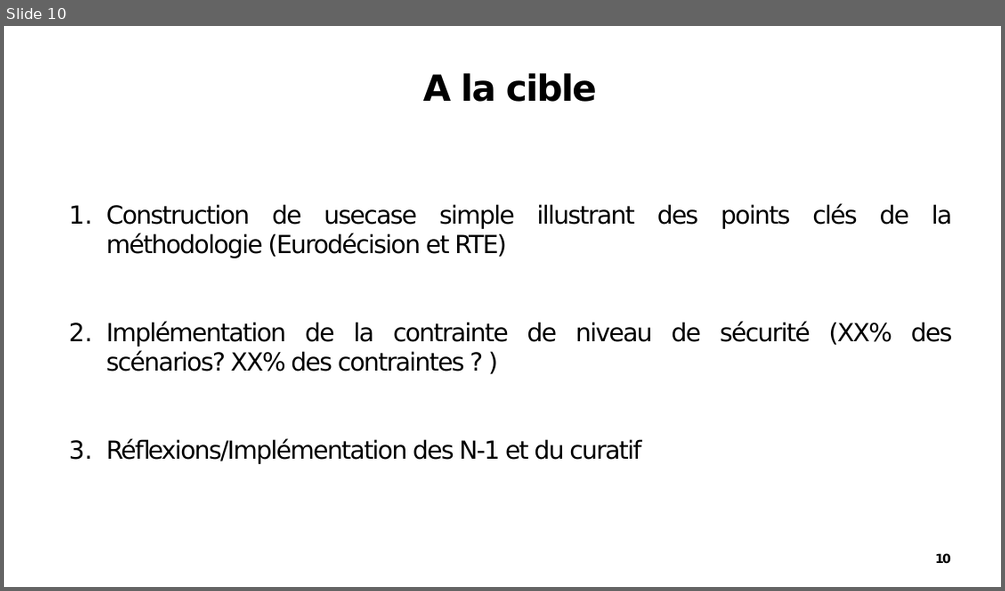
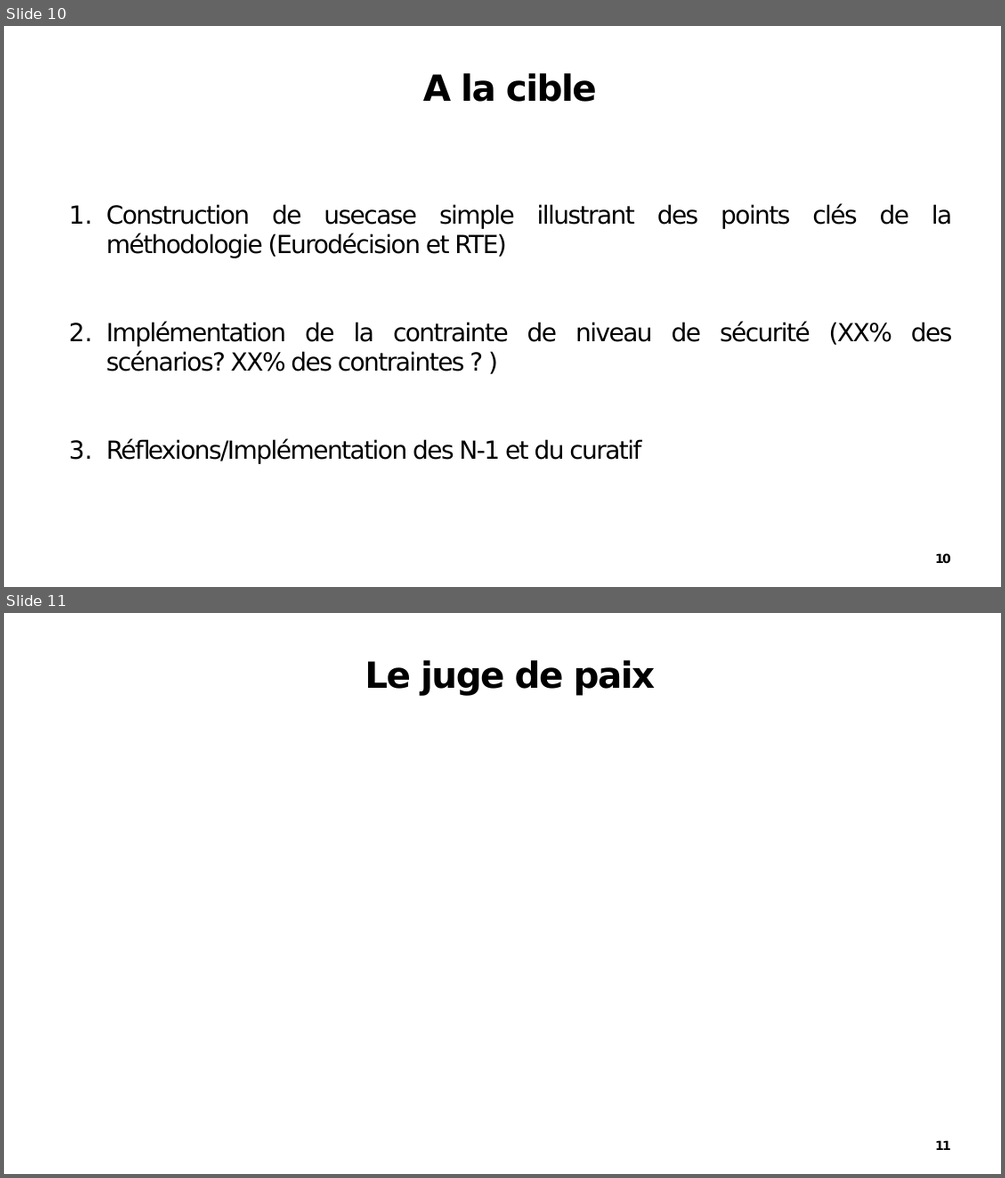
Before and after one commit to eleonore-kaplan/pscopf, a slide deck: pscopf.pptx. Shown one above the other, each under a label of ours: slide 10 before the commit, slides 10 and 11 after it. The pictures are 1005x591 and 1005x1178 pixels, drawn with LibreOffice and Linux fonts; fonts in the diff are those of the drawing; grey boxes stand for pictures; background and template pictures are left out. Boxes give left, top, right and bottom in pixels: in the first picture for what was removed or moved away, otherwise in the second. Text is boxed around its words. In the diff, an @@ line names an element or a change of style, - is before the commit and + after.

```diff
--- a/pscopf.pptx
+++ b/pscopf.pptx
@@ slide 11 added at bbox=[4, 613, 1001, 1174], background #FFFFFF @@
@@ text added at bbox=[364, 660, 655, 696], 26 pt, text #000000, bold @@
+Le juge de paix
@@ page number added at bbox=[935, 1140, 951, 1150], 9 pt, text #000000, bold @@
+11
```
Also in this commit, not shown: 23 other files.
